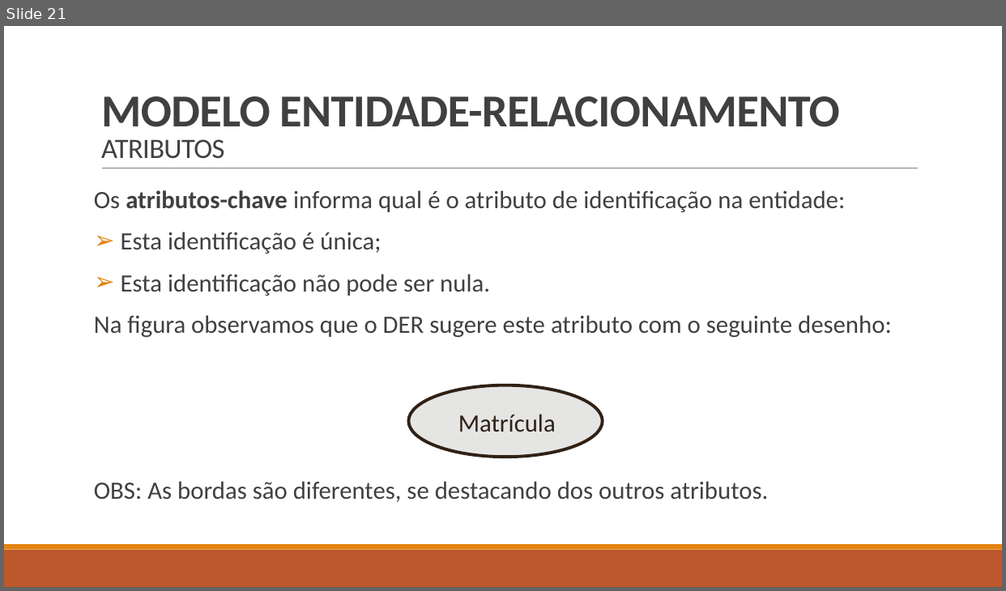
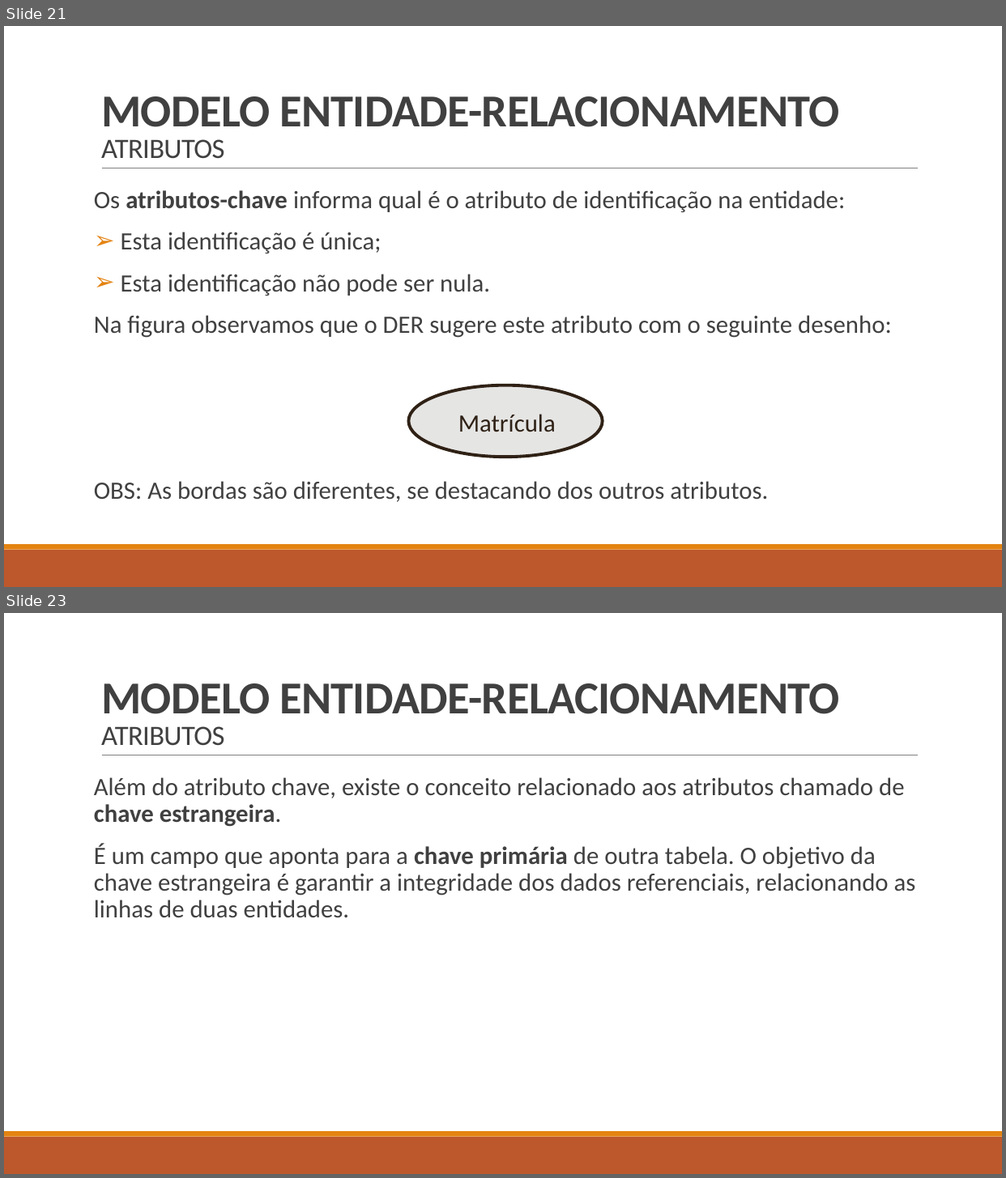
Before and after one commit to LucasHerculanoAmaro/Minhas-Aulas, a slide deck: Euripedes Simões de Paula/Banco de Dados/Aula 5/Projeto de banco de dados.pptx. Shown one above the other, each under a label of ours: slide 21 before the commit, slides 21 and 23 after it; the slides between them are not shown. The pictures are 1006x591 and 1006x1178 pixels, drawn with LibreOffice and Linux fonts; fonts in the diff are those of the drawing. Boxes give left, top, right and bottom in pixels: in the first picture for what was removed or moved away, otherwise in the second. Text is boxed around its words. In the diff, an @@ line names an element or a change of style, - is before the commit and + after.

Commit message:
Atualizando o slide da aula 5 (adicionando slides sobre atriutos e Modelo Entidade-Relacionamento)

```diff
--- a/Euripedes Simões de Paula/Banco de Dados/Aula 5/Projeto de banco de dados.pptx
+++ b/Euripedes Simões de Paula/Banco de Dados/Aula 5/Projeto de banco de dados.pptx
@@ slide 23 added at box(4, 613, 1002, 1174), background #FFFFFF; not listed: 3 template elements that a slide beside it also shows @@
@@ title added at box(101, 683, 840, 746), 44 pt, text #404040, bold @@
+MODELO ENTIDADE-RELACIONAMENTO
+ATRIBUTOS
@@ text added at box(94, 777, 916, 918), 24 pt, text #404040 @@
+Além do atributo chave, existe o conceito relacionado aos atributos chamado de chave estrangeira.
+É um campo que aponta para a chave primária de outra tabela. O objetivo da chave estrangeira é garantir a integridade dos dados referenciais, relacionando as linhas de duas entidades.
```
Also in this commit, not shown: 25 other slides added.
